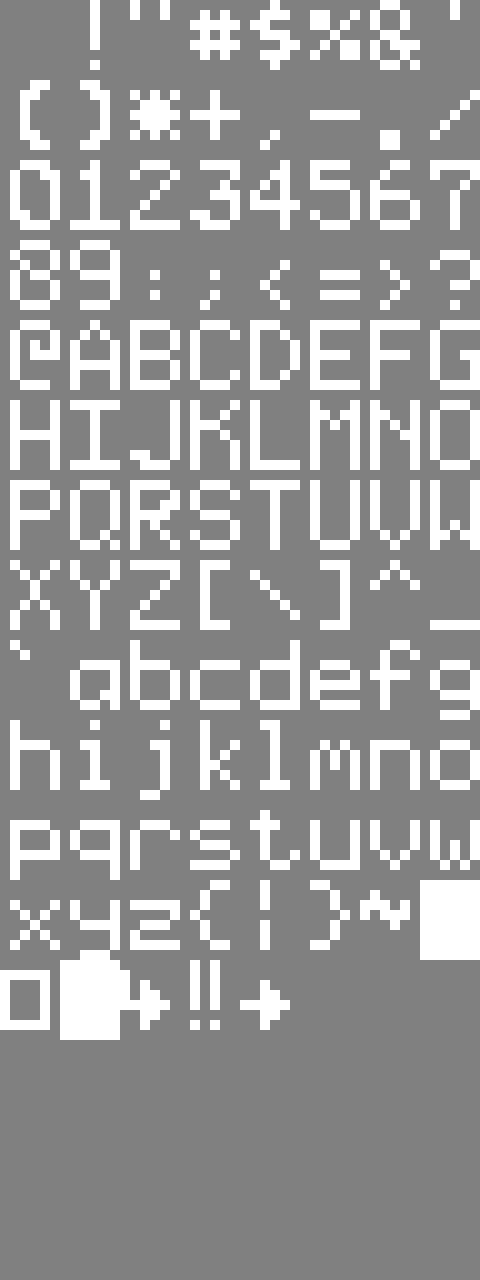
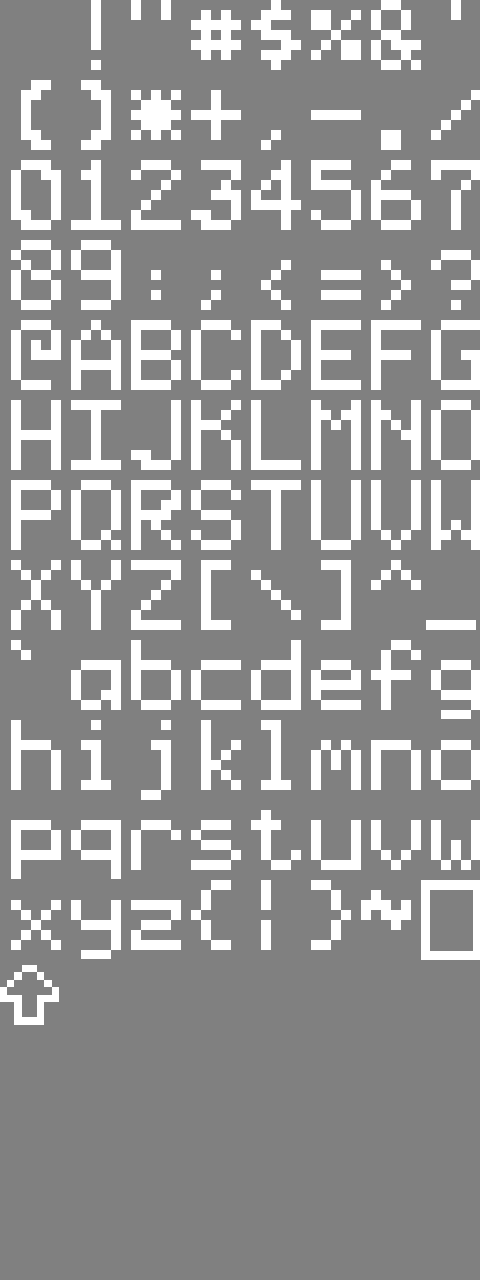
The second 480 x 1280 image is a revision of the first. Changes to its layers:
added layer "Pasted Layer" above "Background" over [0, 965, 59, 1025]
painted on "Background" over [0, 0, 480, 1040]
